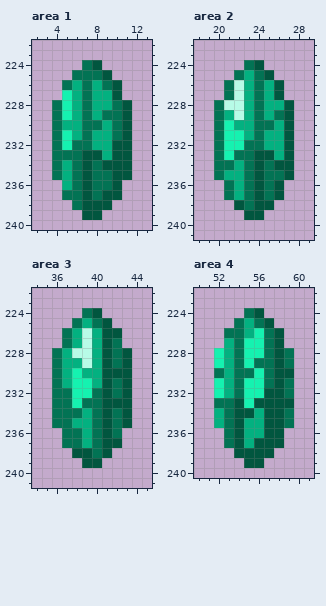
Edited in one commit: pixel-art file (assets/JADEFRAC_WIP.ase). Above: the version before the commit.
512x512 pixels, 1 frame. Shown: area 1: x 2..13, y 222..240; area 2: x 18..29, y 222..241; area 3: x 34..45, y 222..241; area 4: x 50..61, y 222..240. The commit also changed other parts of the picture, which this record leaves out.
The same view after the edit:
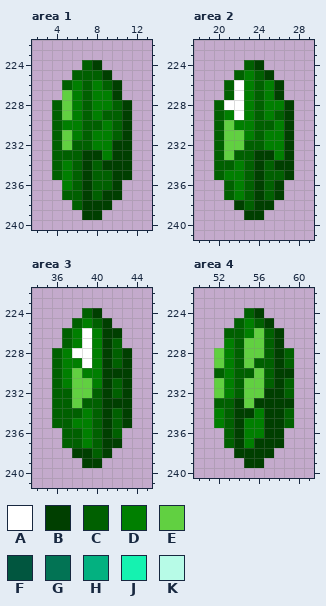
Palette (. is transparent): A #ffffff  B #003f00  C #006000  D #007f00  E #61d041  F #01563f  G #027354  H #03b180  J #15f2b0  K #b7fbe7
The edit:
Changed rows in their new state; - is an unchanged pixel.
Area 1:
first column x 4:
224 ---CB---
225 --CCCB--
226 -CDCDCB-
227 -EDCDDB-
228 CEDCDDCB
229 CEDCDCCB
230 CDDCCDCB
231 CEDCDDCB
232 CECCDDBB
233 CCCBBDBB
234 CDCBCBBB
235 CDCBCCBB
236 -DCBCCB-
237 -CCBCBB-
238 --CBBB--
239 ---BB---
Area 2:
first column x 20:
224 ---CB---
225 --CDCB--
226 -CADCDB-
227 -CADCDB-
228 CAADCDDB
229 CDADCDCB
230 CEDDCCDB
231 CEEDCDDB
232 CEECCDDB
233 CECCBBDB
234 CCDCBCBB
235 CDDCBCCB
236 -CDCBCB-
237 -CDCBCB-
238 --BCBB--
239 ---BB---
Area 3:
first column x 36:
224 ---CB---
225 --CDCB--
226 -CDADBB-
227 -CDADBC-
228 CDAADBCB
229 CDDADBCB
230 CDEDDBBB
231 CDEEDBCB
232 CCEECBCB
233 CCECCBBB
234 CCCDCBCB
235 CCDDCBCB
236 -CCDCBC-
237 -CCDCBB-
238 --BBCB--
239 ---BB---
Area 4:
first column x 52:
224 ---CB---
225 --CDCB--
226 -CCDECB-
227 -DCEECB-
228 EDCEECBC
229 EDCECCBC
230 CDCCECBB
231 EDCEECBC
232 EDCEEBBC
233 CCBEBBBB
234 DCBBDBBC
235 DCBDDBBC
236 -CBDDBB-
237 -CBDBBB-
238 --BBBB--
239 ---BB---
Where, in picture pixels (left, top, right, bottom), the same in both pictures:
changed: (52, 60, 132, 220)
changed: (214, 60, 294, 220)
changed: (52, 308, 132, 468)
changed: (214, 308, 294, 468)
